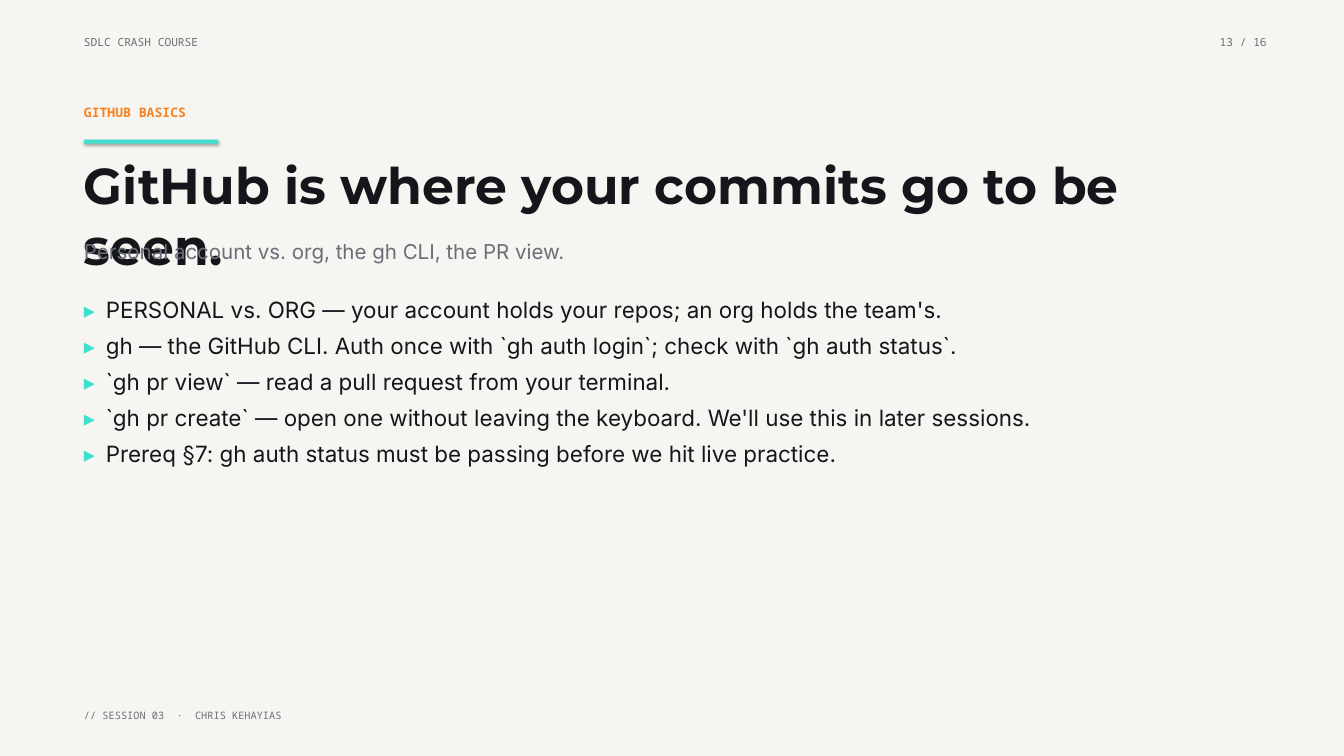
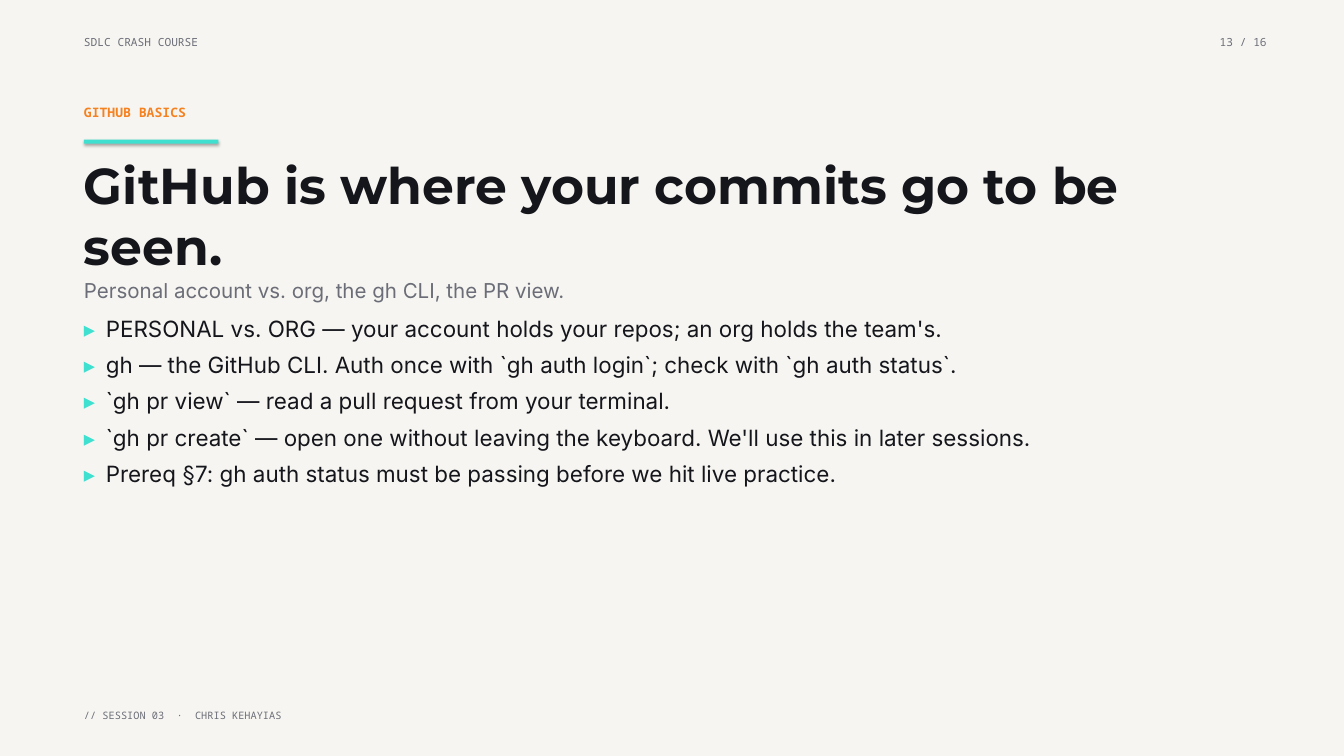
Before and after one commit to chriskehayias/ContextEngineering, a slide deck: slide 14 of schedule/03-sdlc-crash-course/03-sdlc-crash-course.pptx (slide 13 before the commit). Drawn at 1344x756 pixels with LibreOffice and Linux fonts; fonts in the diff are those of the drawing. Boxes give left, top, right and bottom in pixels: in the first picture for what was removed or moved away, otherwise in the second. Text is boxed around its words. In the diff, an @@ line names an element or a change of style, - is before the commit and + after.

```diff
--- a/schedule/03-sdlc-crash-course/03-sdlc-crash-course.pptx
+++ b/schedule/03-sdlc-crash-course/03-sdlc-crash-course.pptx
@@ text "Personal account vs. org, the ...": place and size @@
-text "Personal account vs. org, the ..." at [84,241,564,264]
+text "Personal account vs. org, the ..." at [84,283,564,303]
@@ text "▸ PERSONAL vs. ORG — ...": place and size @@
-text "▸ PERSONAL vs. ORG — ..." at [106,301,1031,467]
+text "▸ PERSONAL vs. ORG — ..." at [106,320,1031,487]
```
Also in this commit, not shown: 9 other slides changed, 1 slide added, 4 other files.
